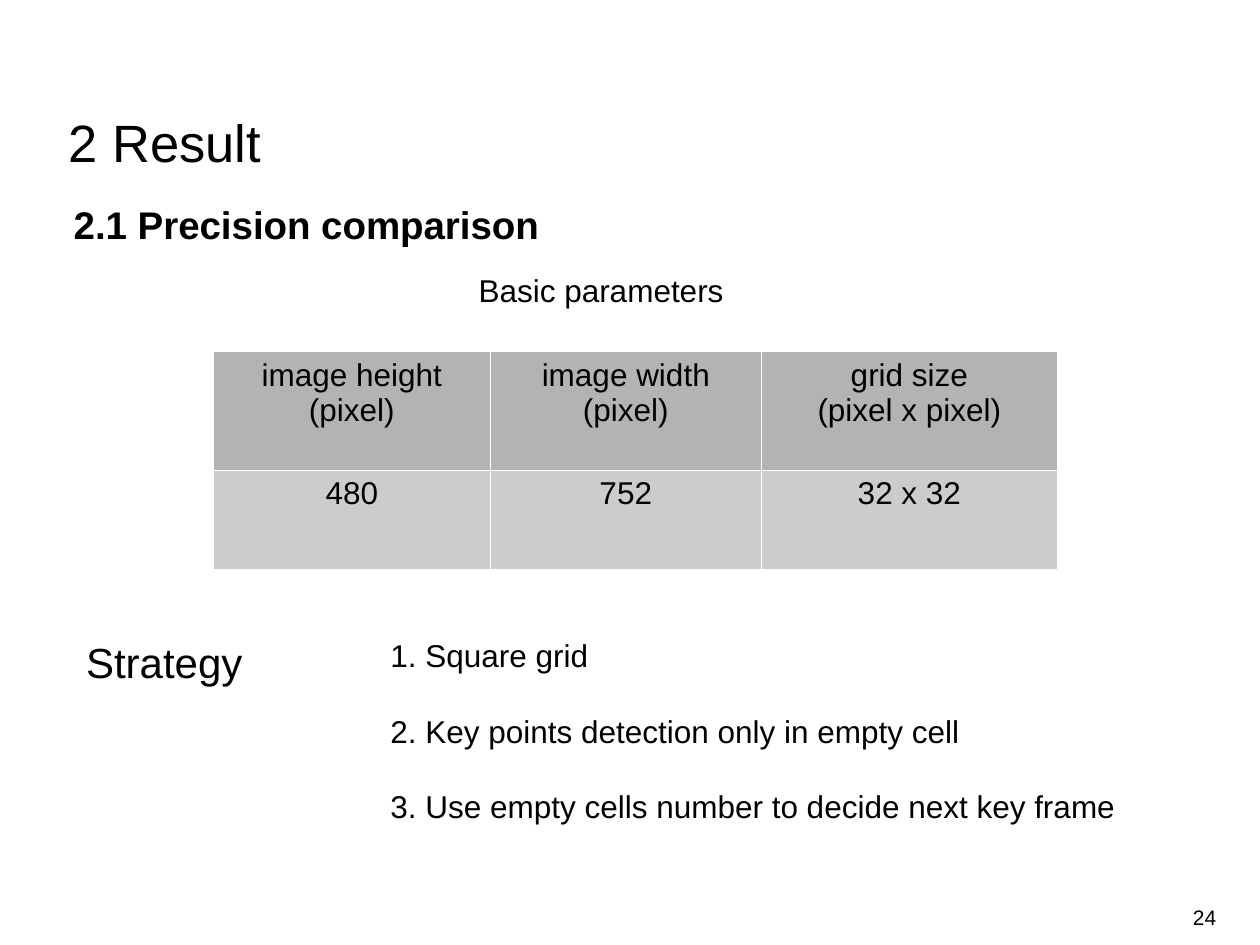
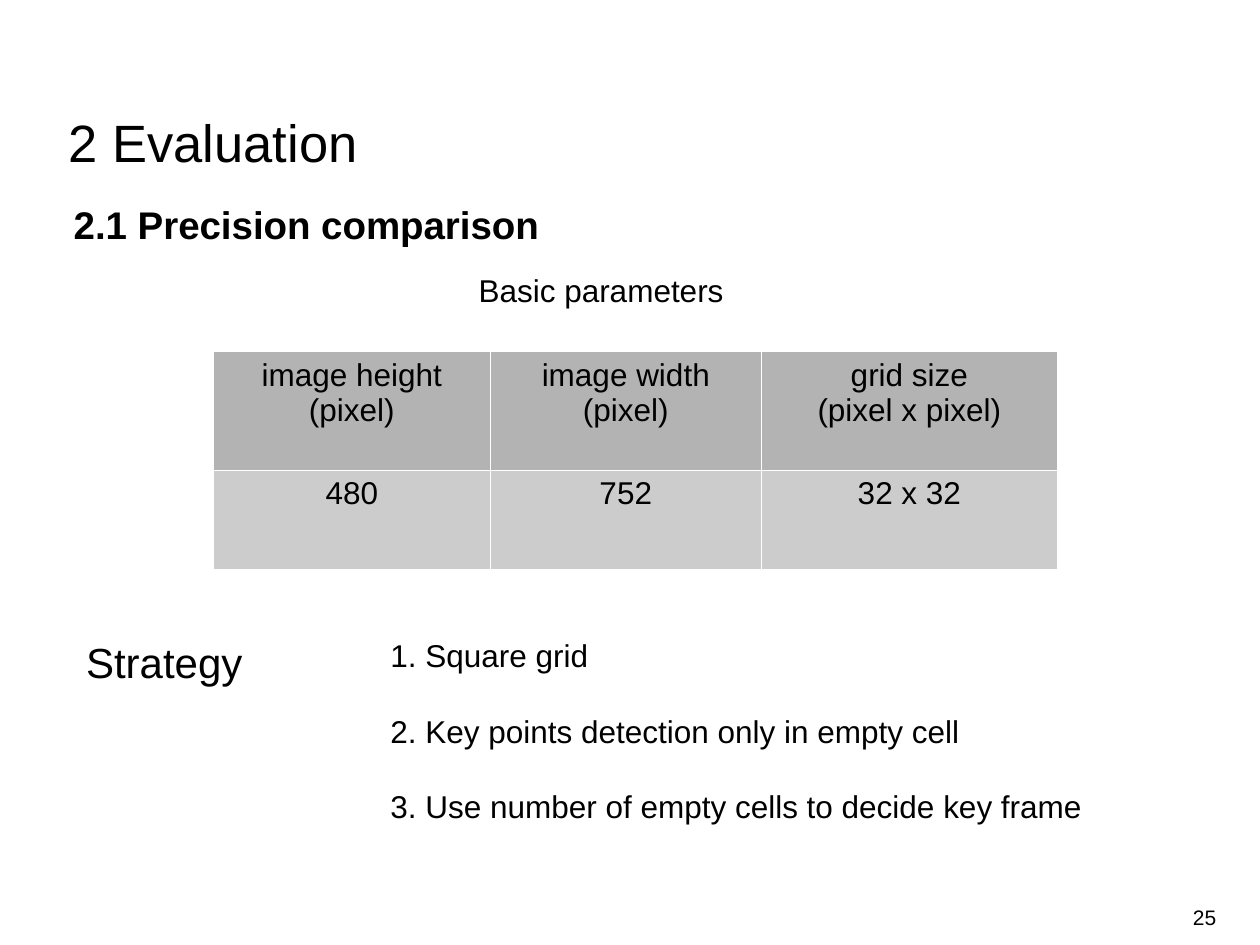
Before and after one commit to Tom-Huang/visual_navigation, a slide deck: slide 25 of FInal_Indirect Visual Odometry with Optical Flow.pdf.odp (slide 24 before the commit). Drawn at 1260x945 pixels with LibreOffice and Linux fonts; fonts in the diff are those of the drawing; background and template pictures are left out. Boxes give left, top, right and bottom in pixels: in the first picture for what was removed or moved away, otherwise in the second. Text is boxed around its words. In the diff, an @@ line names an element or a change of style, - is before the commit and + after.

```diff
--- a/FInal_Indirect Visual Odometry with Optical Flow.pdf.odp
+++ b/FInal_Indirect Visual Odometry with Optical Flow.pdf.odp
@@ title at bbox=[69, 124, 357, 163]: text changed @@
-2 Result
+2 Evaluation
@@ text at bbox=[390, 795, 1081, 824]: text changed @@
-3. Use empty cells number to decide next key frame
+3. Use number of empty cells to decide key frame
@@ page number at bbox=[1193, 910, 1216, 926]: text changed @@
-24
+25
```
Also in this commit, not shown: 17 other slides changed, 1 slide added, 2 other files.
